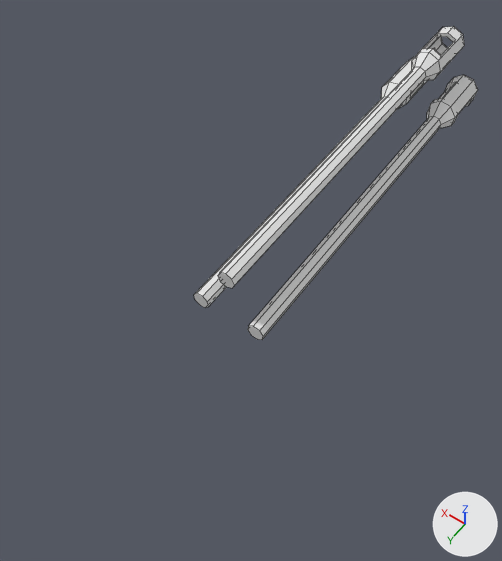
A saved change to the Blender file machinegun.blend.
The view is the same before and after, from a camera (50 mm lens) standing at (-25.8, 52.0, 56.5) and looking at (1.2, 14.3, -2.9). The lights are fixed; the arrows at lower right show +X, +Y and +Z. Mesh edges are drawn as thin lines. The same objects are shown in both versions, whatever each file hides.
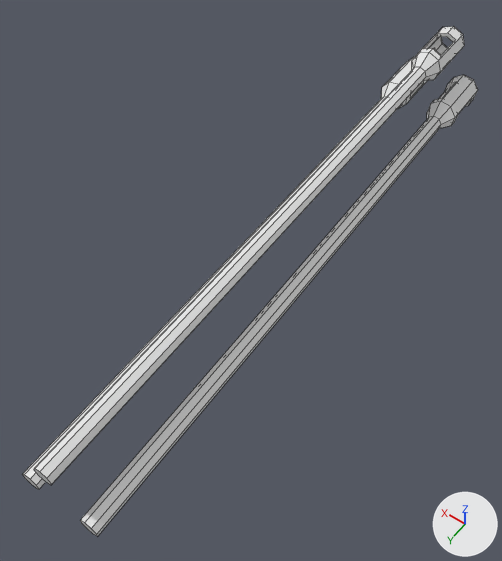
Where the change shows, as pixel boxes (x1, y1, x2, y2) in the pictures (502 x 561 px; the box of a moved part takes in the faces that stretch with it):
'Cylinder.001', reshaped (60% wider, 62% taller): before (194, 27, 478, 340); after (22, 27, 478, 536)
part 1 of me_cylinder_004, moved or reshaped: before (194, 99, 428, 340); after (22, 99, 428, 536)

Edits to the bpy script that builds the scene:
```text
Change me_cylinder_004:
    where me_cylinder_004.from_pydata(...)  # 88 vertices, 62 faces; spans x -2.0..2.0, y -29.4..20.0, z 2.0..6.0
    used by ob_cylinder_001; location = (0.0, 0.0, 0.0)
    before: 0 (0.0, 20.0, 5.0) at pixel (225, 273), 2 (0.7, 20.0, 4.7) at pixel (219, 272), 4 (1.0, 20.0, 4.0) at pixel (217, 275), 6 (0.7, 20.0, 3.3) at pixel (220, 281), 8 (0.0, 20.0, 3.0) at pixel (226, 286)
    before: 10 (-0.7, 20.0, 3.3) at pixel (232, 288), 12 (-1.0, 20.0, 4.0) at pixel (234, 285), 14 (-0.7, 20.0, 4.7) at pixel (231, 279)
    me_cylinder_004 part 1
    add for i in [0, 2, 4, 6, 8, 10, 12, 14]: me_cylinder_004.vertices[i].co += Vector((0.0, 24.0, 0.0))
```
